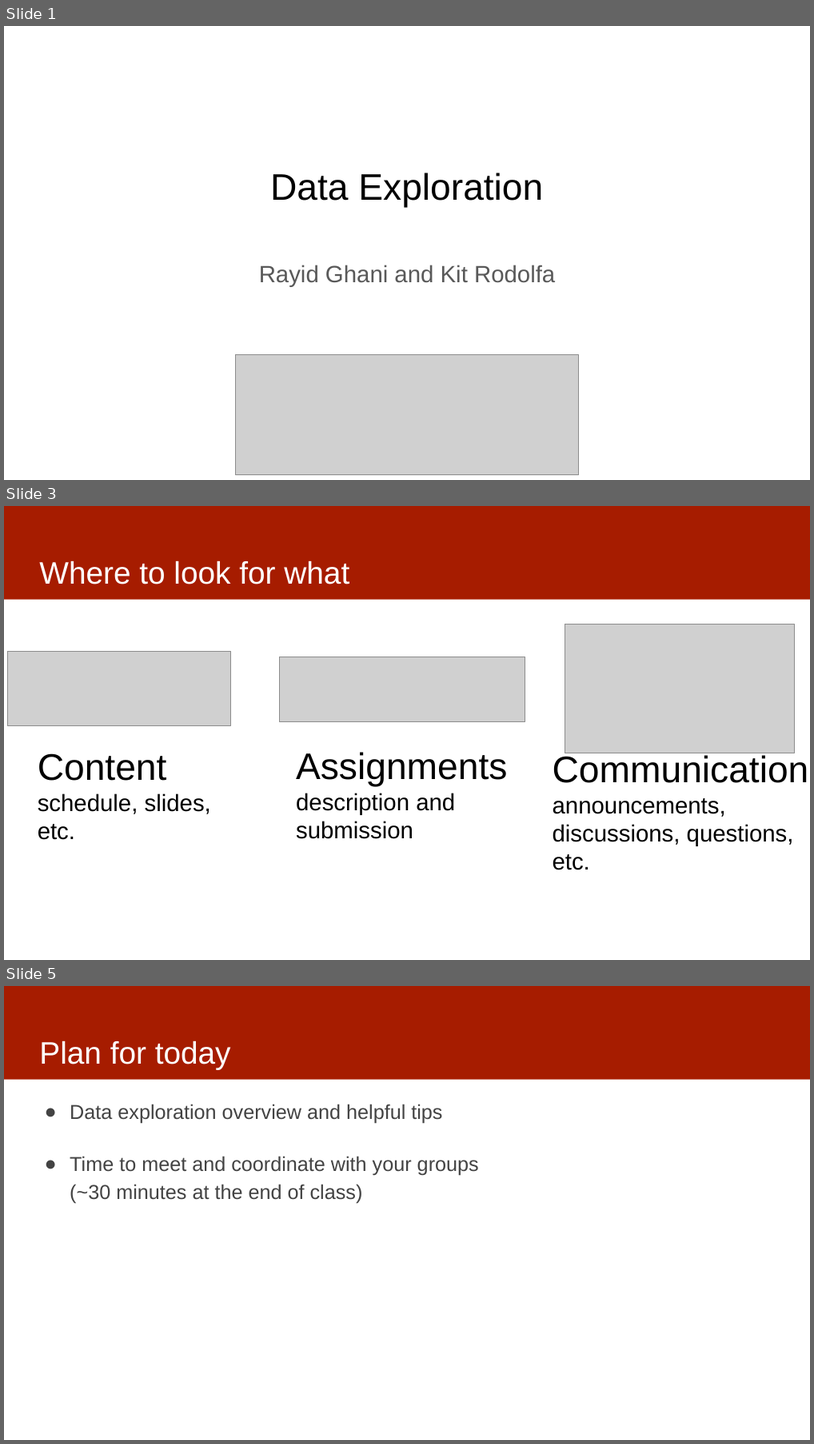
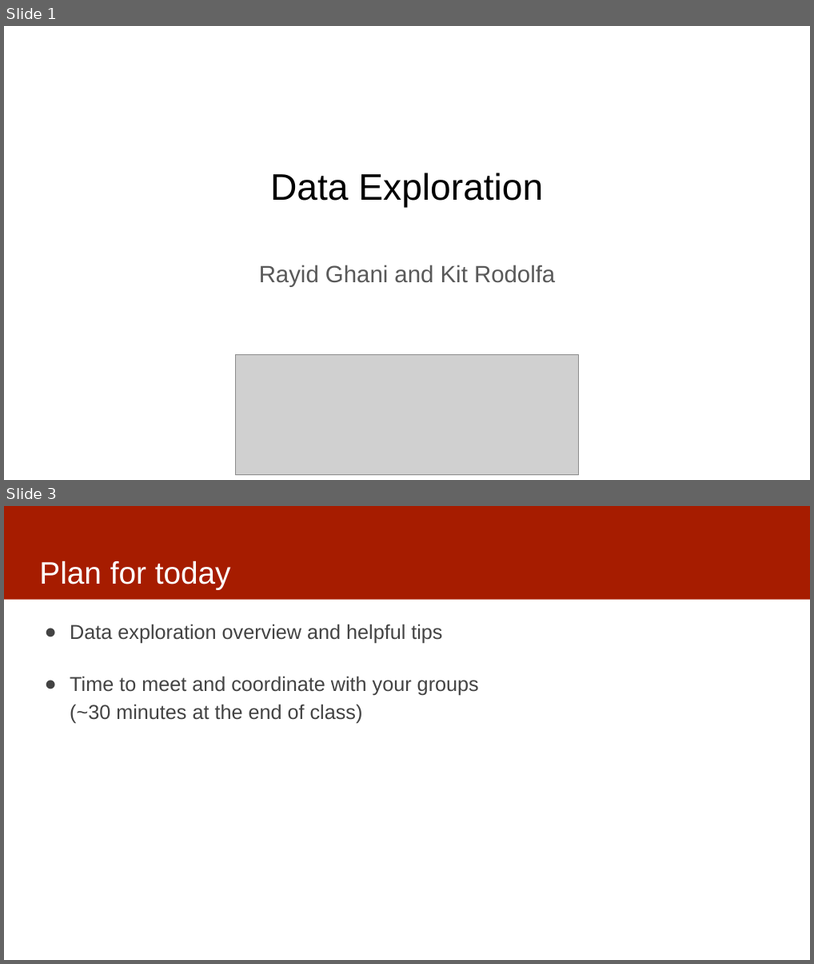
Before and after one commit to dssg/mlforpublicpolicylab, a slide deck: 03 - Data Exploration, Analytical Formulation, and Baselines/data-exploration.pptx. Shown one above the other, each under a label of ours: slides 1, 3 and 5 before the commit, slides 1 and 3 after it; the slides between them are not shown. The pictures are 814x1444 and 814x964 pixels, drawn with LibreOffice and Linux fonts; fonts in the diff are those of the drawing; grey boxes stand for pictures. Boxes give left, top, right and bottom in pixels: in the first picture for what was removed or moved away, otherwise in the second. Text is boxed around its words. In the diff, an @@ line names an element or a change of style, - is before the commit and + after.

```diff
--- a/03 - Data Exploration, Analytical Formulation, and Baselines/data-exploration.pptx
+++ b/03 - Data Exploration, Analytical Formulation, and Baselines/data-exploration.pptx
@@ slide 3 removed at bbox=[4, 506, 810, 960], background #FFFFFF; not listed: 1 template element that a slide beside it also shows @@
@@ title removed at bbox=[39, 561, 350, 584] @@
-Where to look for what
@@ picture removed at bbox=[565, 624, 794, 753] @@
@@ picture removed at bbox=[7, 651, 231, 725] @@
@@ picture removed at bbox=[279, 656, 526, 721] @@
@@ text removed at bbox=[38, 753, 211, 840] @@
-Content
-schedule, slides, etc.
@@ text removed at bbox=[296, 752, 507, 839] @@
-Assignments
-description and submission
@@ text removed at bbox=[553, 755, 810, 870] @@
-Communication
-announcements, discussions, questions, etc.
@@ what was slide 5 is now slide 3 @@
```
Also in this commit, not shown: 2 slides changed, 4 slides added, 1 other slide removed.
